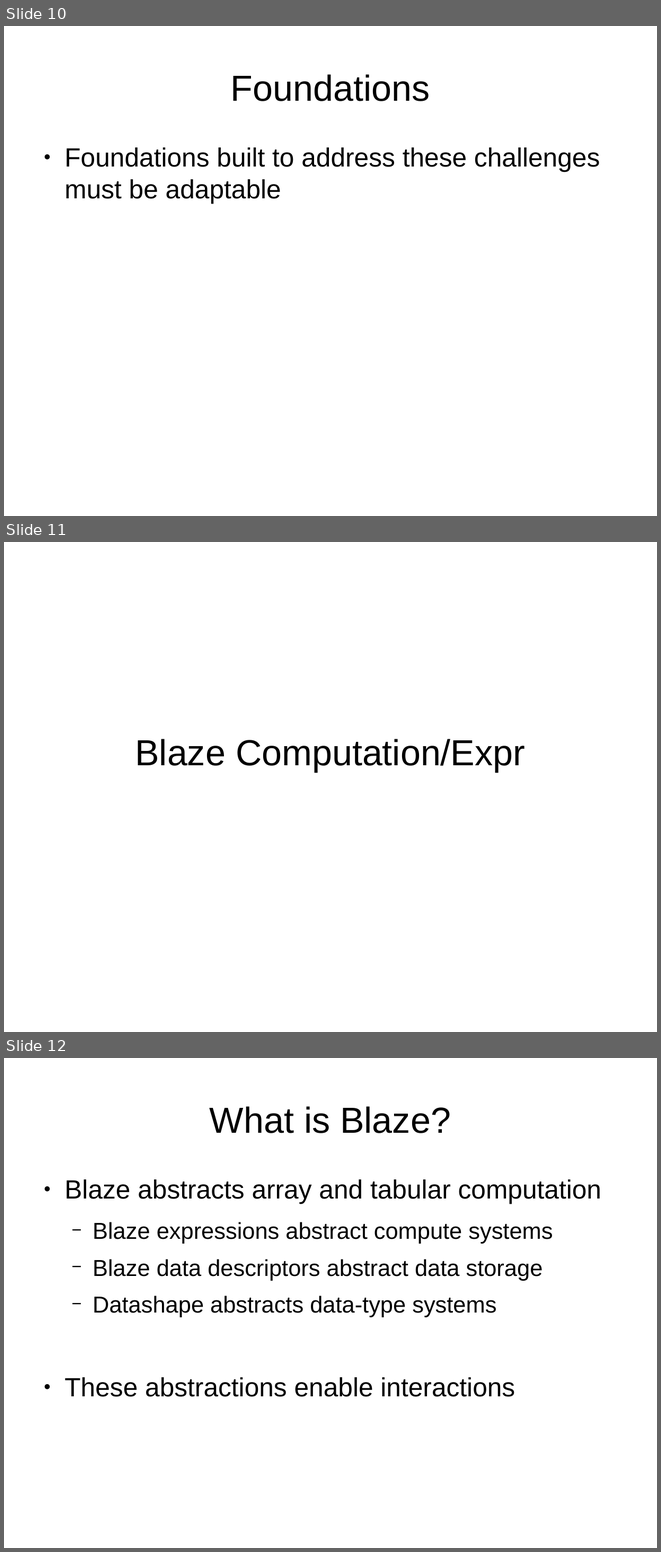
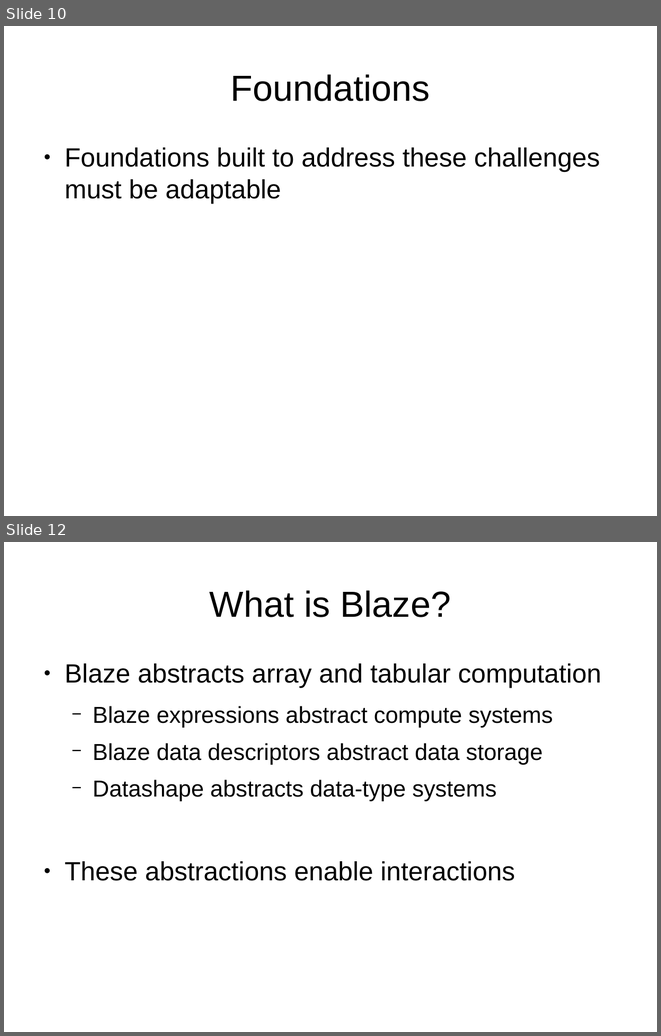
Before and after one commit to mrocklin/blaze-scipy-2014, a slide deck: SciPy2014Blaze.odp. Shown one above the other, each under a label of ours: slides 10, 11 and 12 before the commit, slides 10 and 12 after it; the slides between them are not shown. The pictures are 661x1552 and 661x1036 pixels, drawn with LibreOffice and Linux fonts; fonts in the diff are those of the drawing; background and template pictures are left out. Boxes give left, top, right and bottom in pixels: in the first picture for what was removed or moved away, otherwise in the second. Text is boxed around its words. In the diff, an @@ line names an element or a change of style, - is before the commit and + after.

```diff
--- a/SciPy2014Blaze.odp
+++ b/SciPy2014Blaze.odp
@@ slide 11 removed at (x1=4, y1=542, x2=657, y2=1032), background picture (left out) @@
@@ subtitle removed at (x1=135, y1=739, x2=525, y2=772) @@
-Blaze Computation/Expr
```
Also in this commit, not shown: 4 slides changed, 4 slides added, 4 other slides removed.
